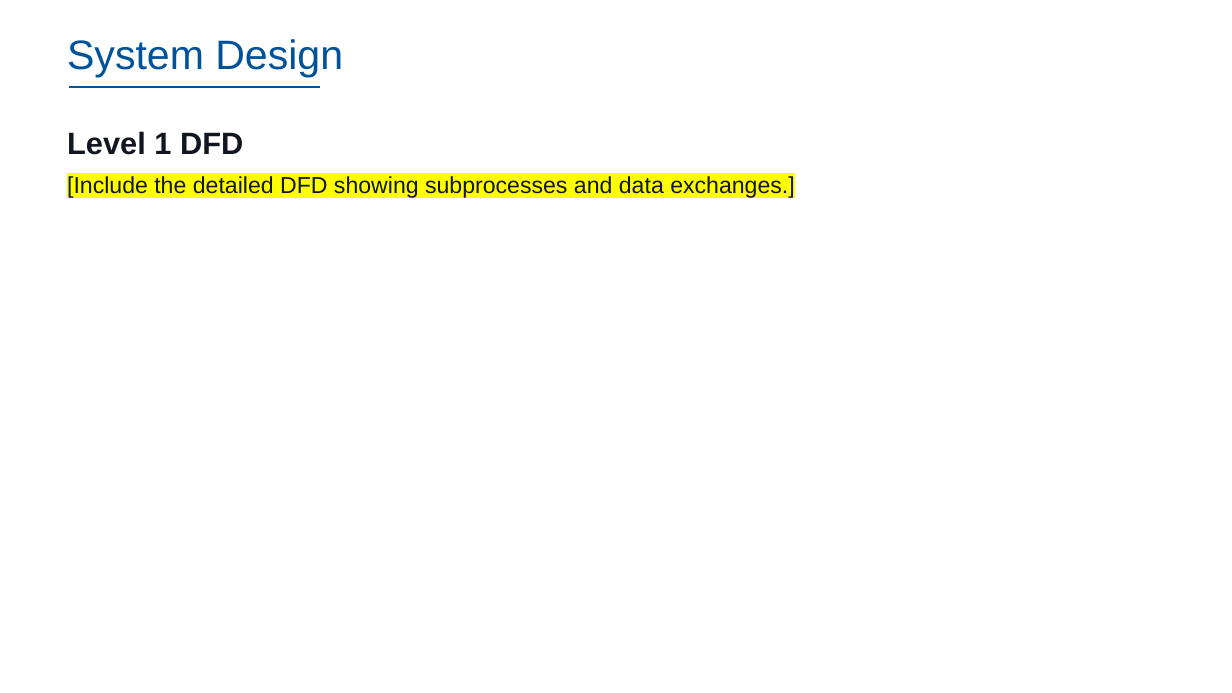
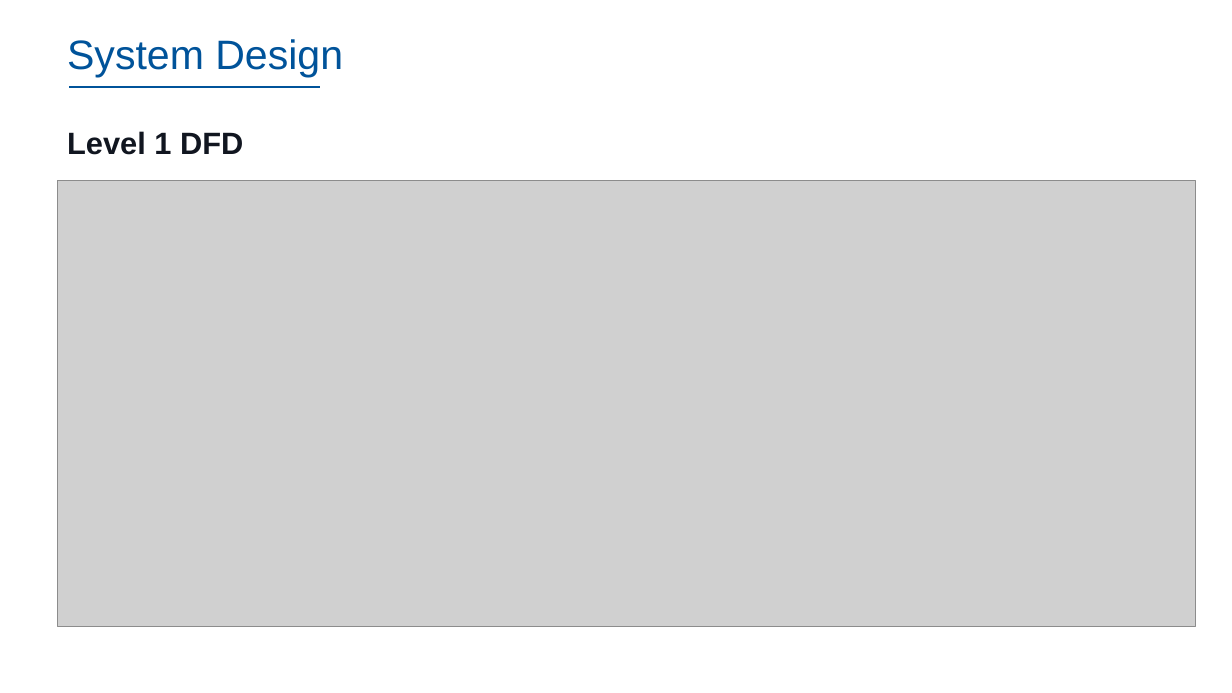
Before and after one commit to dennislamcv1/IBMSA, a slide deck: slide 27 of Systems Analyst Capstone Project/Final SubmissionDL.pptx. Drawn at 1232x693 pixels with LibreOffice and Linux fonts; fonts in the diff are those of the drawing; grey boxes stand for pictures; background and template pictures are left out. Boxes give left, top, right and bottom in pixels: in the first picture for what was removed or moved away, otherwise in the second. Text is boxed around its words. In the diff, an @@ line names an element or a change of style, - is before the commit and + after.

```diff
--- a/Systems Analyst Capstone Project/Final SubmissionDL.pptx
+++ b/Systems Analyst Capstone Project/Final SubmissionDL.pptx
@@ text at box(67, 176, 794, 199): paragraph removed @@
-[Include the detailed DFD showing subprocesses and data exchanges.]
@@ picture added at box(58, 181, 1196, 627) @@
```
Also in this commit, not shown: 8 other slides changed.
